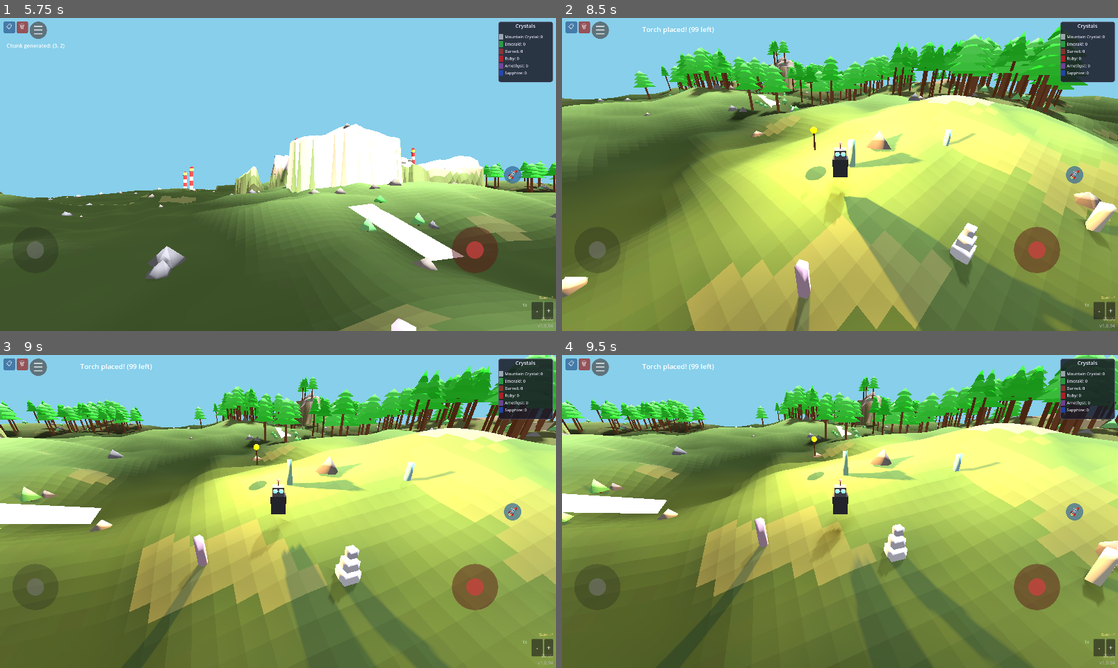
Above: before the commit, frames 1-4 (two rows, left to right).
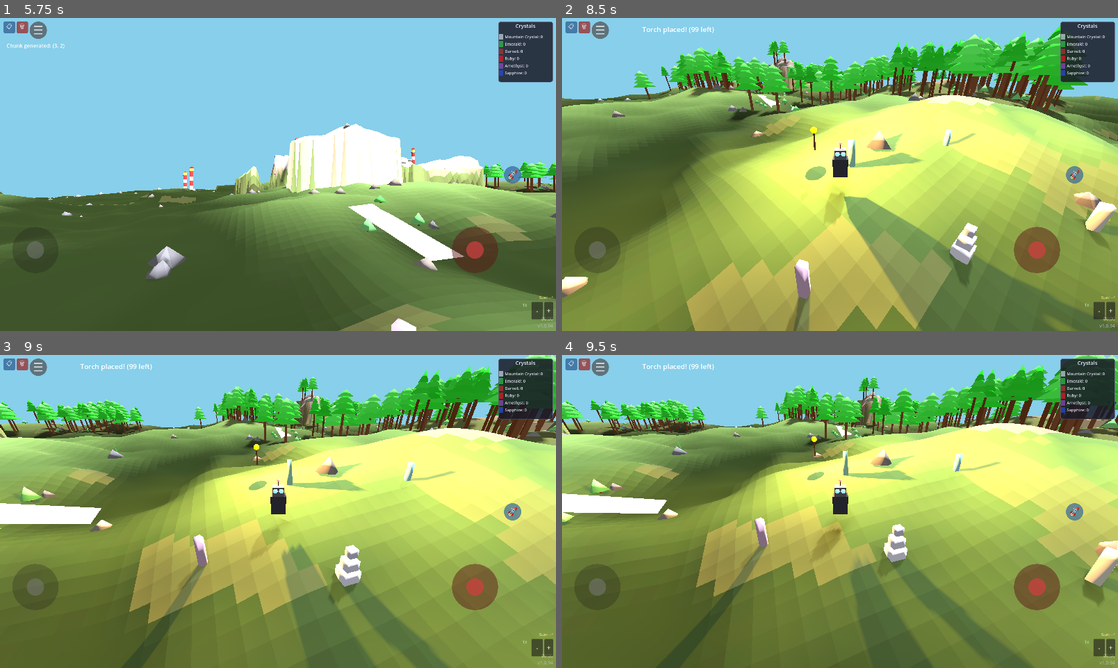
Above: after the commit, the same moments.

Repository: felix-dieterle/YouGame_godot4_public
Game: Godot game, scene res://scenes/demo_narrative.tscn
Same seed, same stepped clock (60 frames per second), same inputs: the game is played once before the commit and once after it. This scene is started directly instead of the project's main scene.
Inputs (mouse positions are in pixels of both pictures, inside the frame that each line leads up to):
- Up to frame 1 (5.75 s): click "📋" at 0.5 s; click "🗑" at 1.25 s; click "-" at 2 s; click "+" at 2.75 s; click "🚀" at 3.5 s; click "☰" at 4.25 s; tap Enter at 5 s; move the mouse to (400, 158) at 5.02 s; hold Right (ui_right) from 5.03 s (still down); hold Space (jetpack) from 5.03 s (still down); click (400, 158) at 5.17 s
- Up to frame 2 (8.5 s): release Right (ui_right) at 5.75 s; release Space (jetpack) at 5.75 s; drag from (728, 190) to (812, 237) at 5.77 s; move the mouse to (895, 105) at 6.52 s; hold Right (ui_right) 6.53-7.25 s; hold V (toggle_camera_view) 6.53-7.25 s; drag from (812, 237) to (673, 127) at 7.27 s; move the mouse to (1006, 221) at 8.02 s; hold Left (ui_left) from 8.03 s (still down); hold F (place_torch) from 8.03 s (still down)
- Up to frame 3 (9 s): release Left (ui_left) at 8.75 s; release F (place_torch) at 8.75 s; drag from (111, 464) to (194, 433) at 8.77 s
- Up to frame 4 (9.5 s): no input

Frame 1 is identical in both runs. In frame 2, less than 0.1% of the frame differs, in the area x 9-16%, y 29-32%; in frame 3, less than 0.1%; in frame 4, less than 0.1%.

Commit message:
Fix spawn chance sum and prevent infinite loop
Co-authored-by: felix-dieterle <1490062+felix-dieterle@users.noreply.github.com>

Diff:
--- a/scripts/chunk.gd
+++ b/scripts/chunk.gd
@@ -969,8 +969,15 @@
 
         # Filter out rare crystals if not in unique mountain cave
         if not allow_rare_crystals:
-            while crystal_type == CrystalSystem.CrystalType.RUBY or crystal_type == CrystalSystem.CrystalType.SAPPHIRE:
+            var max_attempts = 10  # Prevent infinite loop
+            var attempts = 0
+            while (crystal_type == CrystalSystem.CrystalType.RUBY or crystal_type == CrystalSystem.CrystalType.SAPPHIRE) and attempts < max_attempts:
                 crystal_type = CrystalSystem.select_random_crystal_type(rng, rock_color_index)
+                attempts += 1
+
+            # If still a rare crystal after max attempts, skip this crystal placement
+            if crystal_type == CrystalSystem.CrystalType.RUBY or crystal_type == CrystalSystem.CrystalType.SAPPHIRE:
+                continue
         # In unique mountain caves, prefer rare crystals
         elif allow_rare_crystals and rng.randf() < 0.6:  # 60% chance to reroll for rare
             # Try to select Ruby or Sapphire
--- a/scripts/crystal_system.gd
+++ b/scripts/crystal_system.gd
@@ -74,7 +74,7 @@
 	CrystalType.AMETHYST: {
 		"name": "Amethyst",
 		"color": Color(0.6, 0.3, 0.8, 0.65),  # Purple with more transparency
-		"spawn_chance": 0.10,  # 10% chance (rebalanced for uncommon)
+		"spawn_chance": 0.05,  # 5% chance (rebalanced for uncommon)
 		"growth_frequency": 0.07,  # Reduced overall frequency
 		"shape": CrystalShape.CLUSTER,
 		"preferred_rock_colors": [0, 2]  # Light gray and brownish gray rocks
